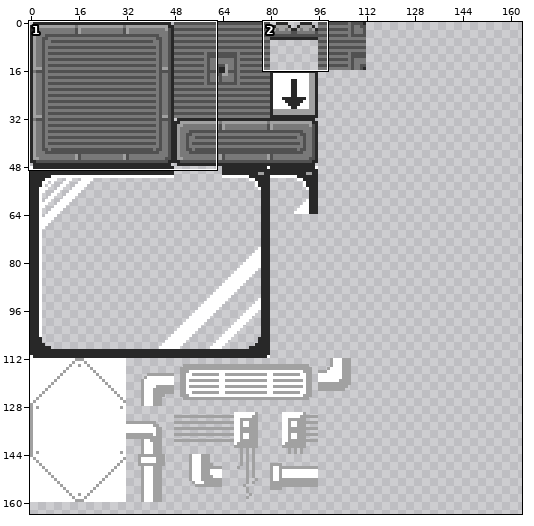
One commit to this sprite sheet: resources/img/tilesets/space2.png. Above: a wide view before the commit, with the close-up outlined.
Close-up. Before the edit:
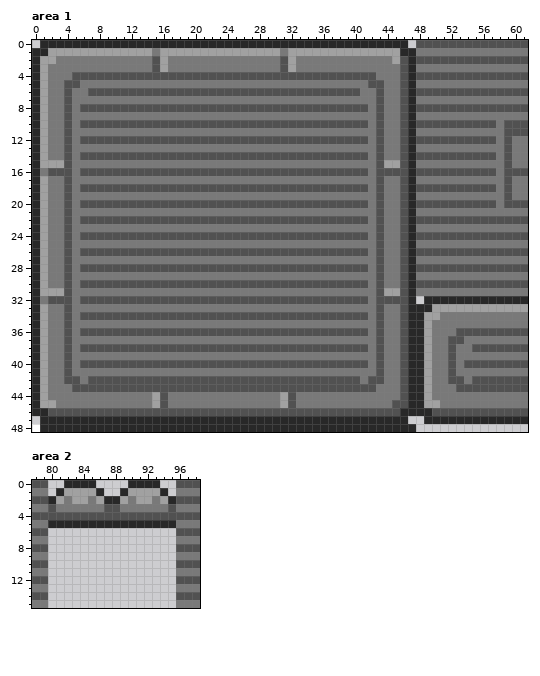
The file is 256x336 pixels. Shown: area 1: x 0..61, y 0..48; area 2: x 78..98, y 0..15. The wide view leaves out empty margins. The commit also changed other parts of the picture, which this record leaves out.
After the commit:
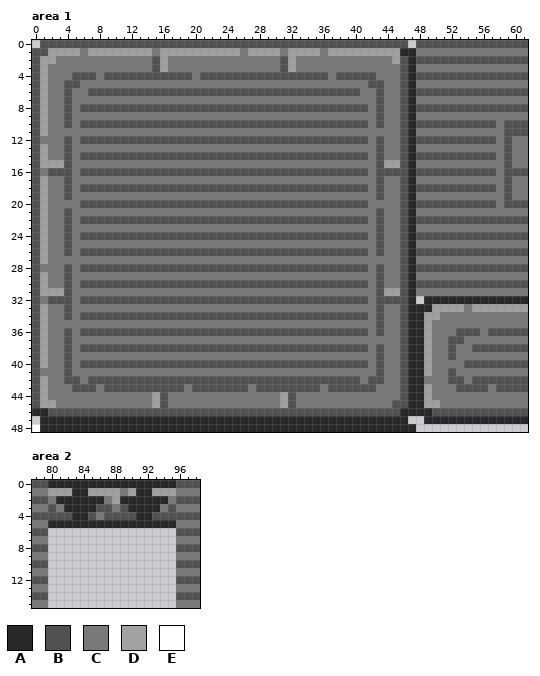
Palette (. is transparent): A #282828  B #515151  C #797979  D #a1a1a1  E #ffffff
The edit:
Area 1:
Colour B replaces colour A in row 0 at x 1 to 46; in row 1 at x 0 to 1; in rows 2 to 45 at x 0.
Colour C replaces colour B in row 4 at x 8, 20 and 37; in row 11 at x 4 and 43; in row 20 at x 4 and 43; in row 27 at x 4 and 43; in row 35 at x 4; in row 36 at x 56.
Colour C replaces colour B in row 37 at x 43; in row 40 at x 52; in row 43 at x 8, 19, 27, 36 and 57.
Colour C replaces colour D in row 1 at x 6, 26 and 36; in row 12 at x 1; in row 28 at x 1; in row 33 at x 54; in row 41 at x 1; in row 42 at x 49.
Area 2:
Colour A is added in row 0 at x 80 to 81, 86 to 89 and 94 to 95.
Colour A replaces colour B in row 4 at x 83 to 84 and 91 to 92.
Colour A replaces colour C in row 2 at x 82, 85, 90 and 93; in row 3 at x 82 to 85 and 90 to 93.
Colour A replaces colour D in row 1 at x 83 to 84 and 91 to 92; in row 2 at x 81, 83 to 84, 86, 89, 91 to 92 and 94.
Colour B replaces colour C in row 3 at x 86 and 89.
Colour C replaces colour A in row 1 at x 89; in row 2 at x 80, 87 and 95.
Colour C replaces colour B in row 3 at x 88; in row 4 at x 86.
Colour D is added in row 1 at x 80, 87 to 88 and 95.
Colour D replaces colour A in row 1 at x 81, 86 and 94; in row 2 at x 88.
Pixel boxes of the changes (left, top, right, bottom) in both close-ups:
changed: (32, 40, 408, 408)
changed: (424, 304, 488, 384)
changed: (488, 384, 496, 392)
changed: (48, 480, 176, 520)
